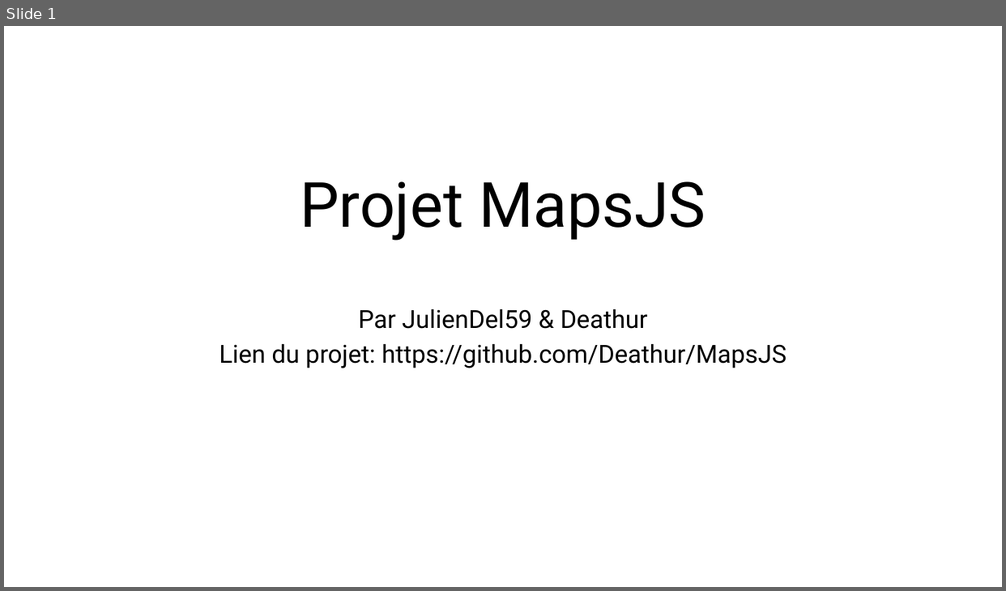
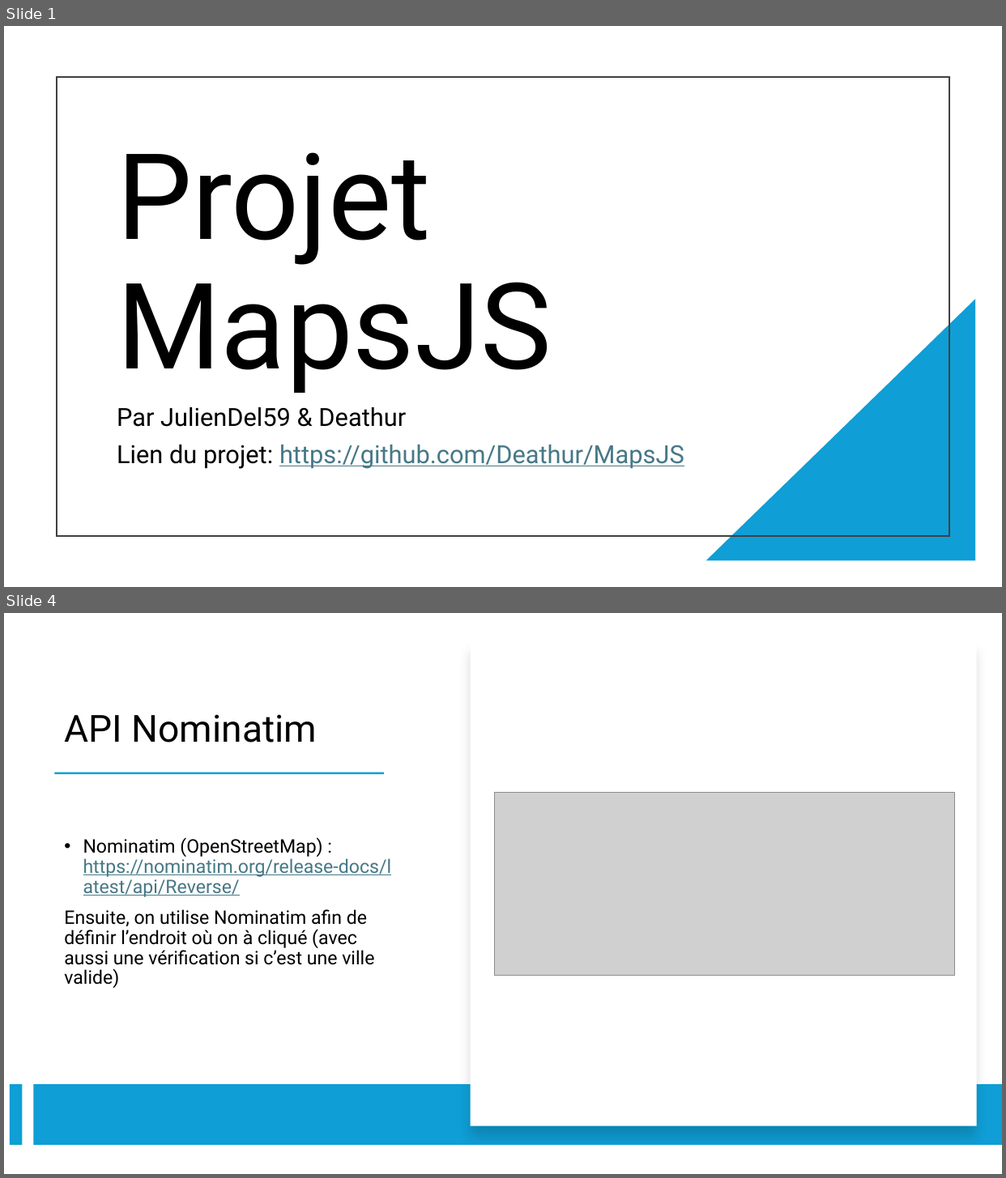
Before and after one commit to Deathur/MapsJS, a slide deck: Présentation Projet.pptx. Shown one above the other, each under a label of ours: slide 1 before the commit, slides 1 and 4 after it; the slides between them are not shown. The pictures are 1006x591 and 1006x1178 pixels, drawn with LibreOffice and Linux fonts; fonts in the diff are those of the drawing; grey boxes stand for pictures. Boxes give left, top, right and bottom in pixels: in the first picture for what was removed or moved away, otherwise in the second. Text is boxed around its words. In the diff, an @@ line names an element or a change of style, - is before the commit and + after.

Commit message:
projet update

```diff
--- a/Présentation Projet.pptx
+++ b/Présentation Projet.pptx
@@ slide 4 added at (4,613,1002,1174), background #FFFFFF @@
@@ rectangle added at (471,642,977,1127), fill #FFFFFF @@
@@ title added at (64,714,317,743), 36 pt, text #000000 @@
+API Nominatim
@@ rectangle added at (54,773,384,775), fill #0F9ED5 @@
@@ picture added at (494,793,955,976) @@
@@ text added at (64,837,392,988), 18 pt, text #000000 @@
+• Nominatim (OpenStreetMap) : https://nominatim.org/release-docs/latest/api/Reverse/
+Ensuite, on utilise Nominatim afin de définir l’endroit où on à cliqué (avec aussi une vérification si c’est une ville valide)
@@ rectangle added at (9,1084,22,1145), fill #0F9ED5 @@
@@ rectangle added at (34,1085,1002,1146), fill #0F9ED5 @@
@@ slide 1 changed as well @@
@@ rectangle added at (57,77,949,535), outline #404040 1.5 pt @@
@@ title "Projet MapsJS": place and size @@
-title "Projet MapsJS" at (300,182,705,241)
+title "Projet MapsJS" at (117,152,552,393)
@@ title "Projet MapsJS" at (117,152,552,393): size 60 to 115 pt; alignment centre to left @@
@@ right triangle added at (706,299,976,561), fill #0F9ED5 @@
@@ subtitle "Par JulienDel59 & Deathur": place and size @@
-subtitle "Par JulienDel59 & Deathur" at (219,310,786,369)
+subtitle "Par JulienDel59 & Deathur" at (117,408,684,469)
@@ subtitle "Par JulienDel59 & Deathur" at (117,408,684,469): text colour #000000 to #467886, underline on in "https://github.com/Deathur/MapsJS"; alignment centre to left; line spacing 0.8 to 0.9 @@
```
Also in this commit, not shown: 1 other slide changed, 2 other slides added.
